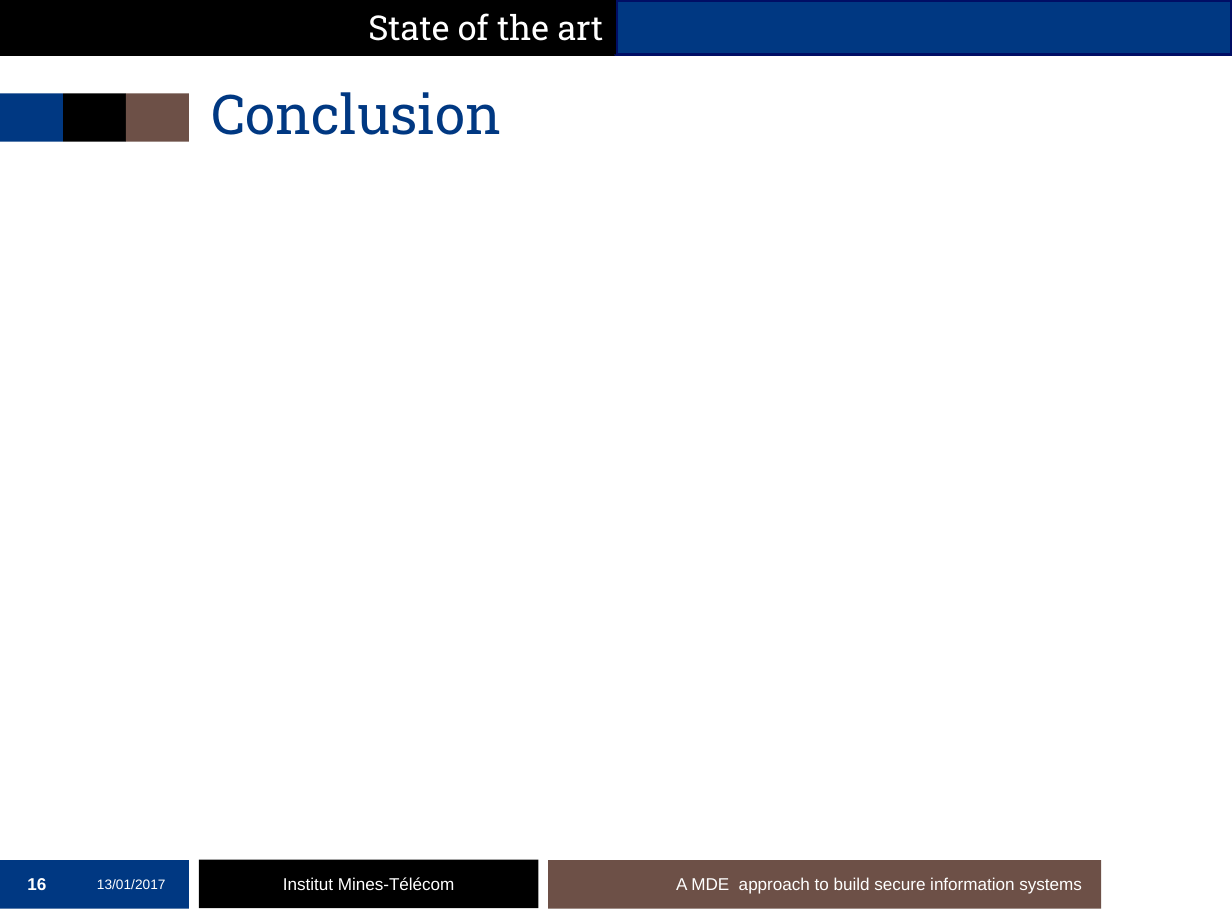
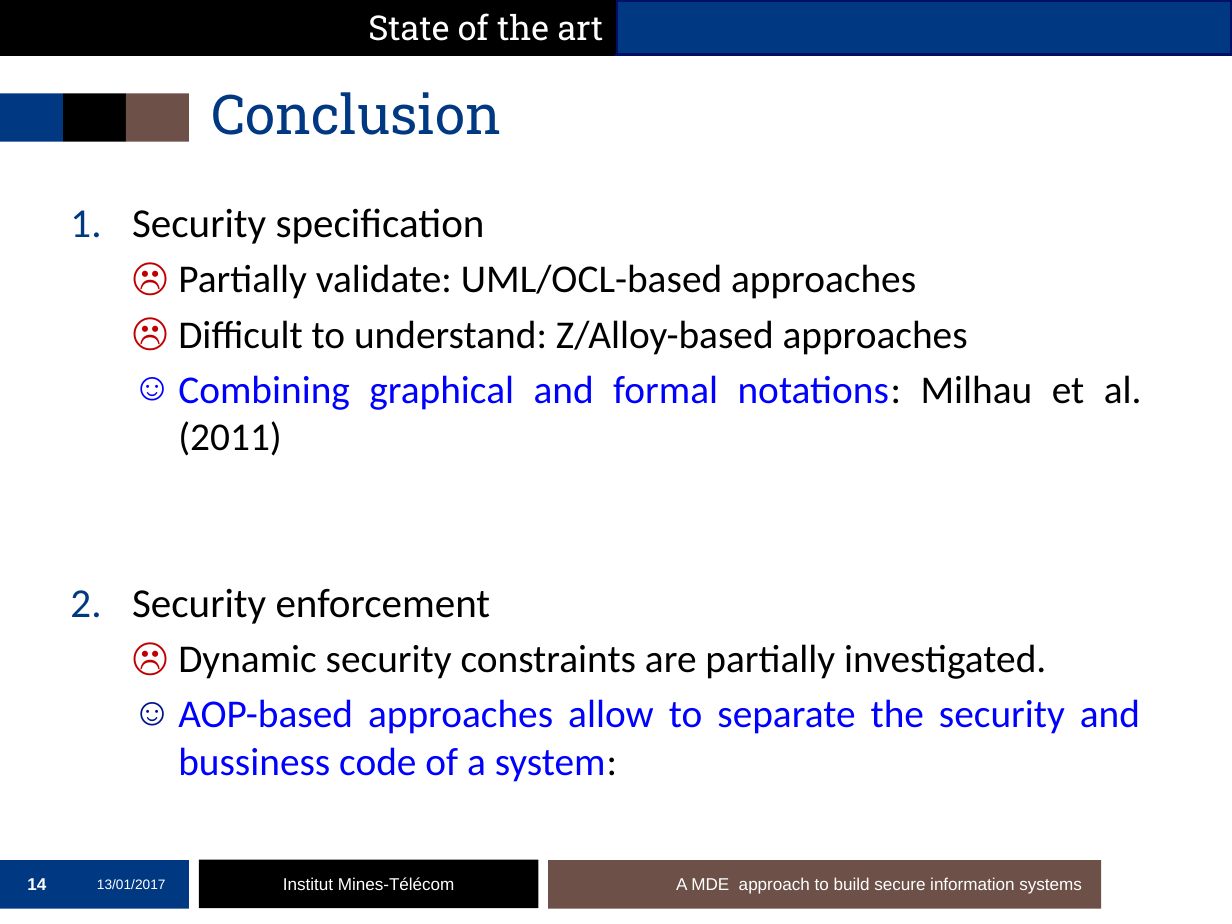
Before and after one commit to mai-ng/phdDefense, a slide deck: slide 14 of slides/presentation-defense.pptx (slide 16 before the commit). Drawn at 1232x924 pixels with LibreOffice and Linux fonts; fonts in the diff are those of the drawing; background and template pictures are left out. Boxes give left, top, right and bottom in pixels: in the first picture for what was removed or moved away, otherwise in the second. Text is boxed around its words. In the diff, an @@ line names an element or a change of style, - is before the commit and + after.

```diff
--- a/slides/presentation-defense.pptx
+++ b/slides/presentation-defense.pptx
@@ text added at bbox=[132, 208, 1142, 782], 23 pt, text #000000 @@
+1. Security specification
+  ☹ Partially validate: UML/OCL-based approaches
+  ☹ Difficult to understand: Z/Alloy-based approaches
+  ☺ Combining graphical and formal notations: Milhau et al. (2011)
+2. Security enforcement
+  ☹ Dynamic security constraints are partially investigated.
+  ☺ AOP-based approaches allow to separate the security and bussiness code of a system:
@@ page number at bbox=[27, 878, 46, 890]: text changed @@
-16
+14
```
Also in this commit, not shown: 28 other slides changed, 5 slides added, 1 slide removed.
